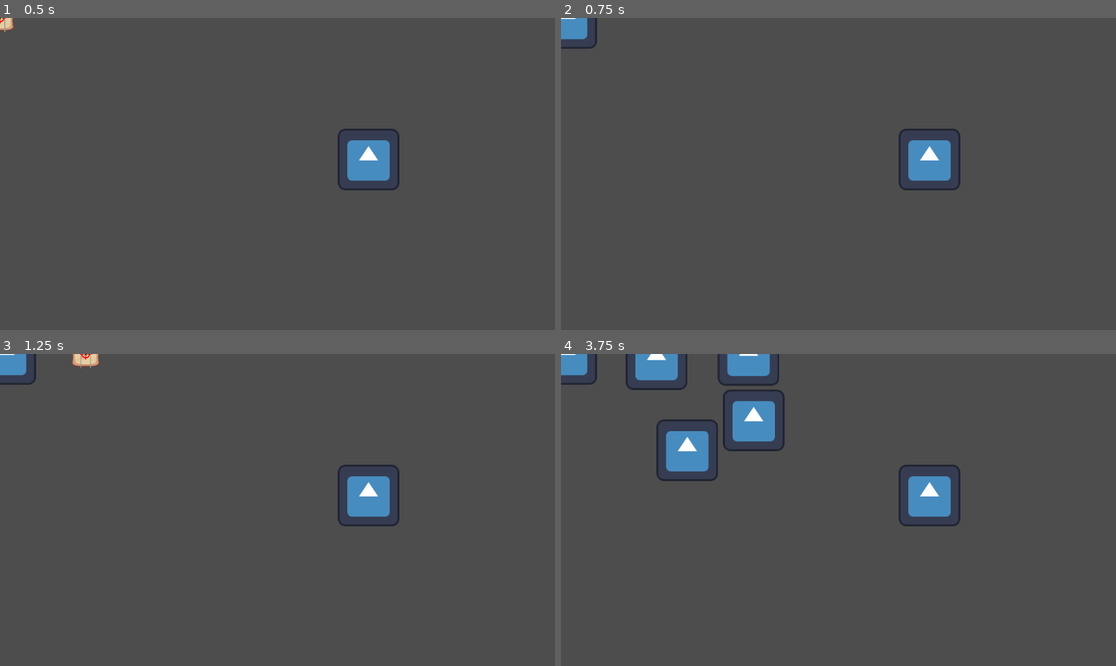
Above: before the commit, frames 1-4 (two rows, left to right).
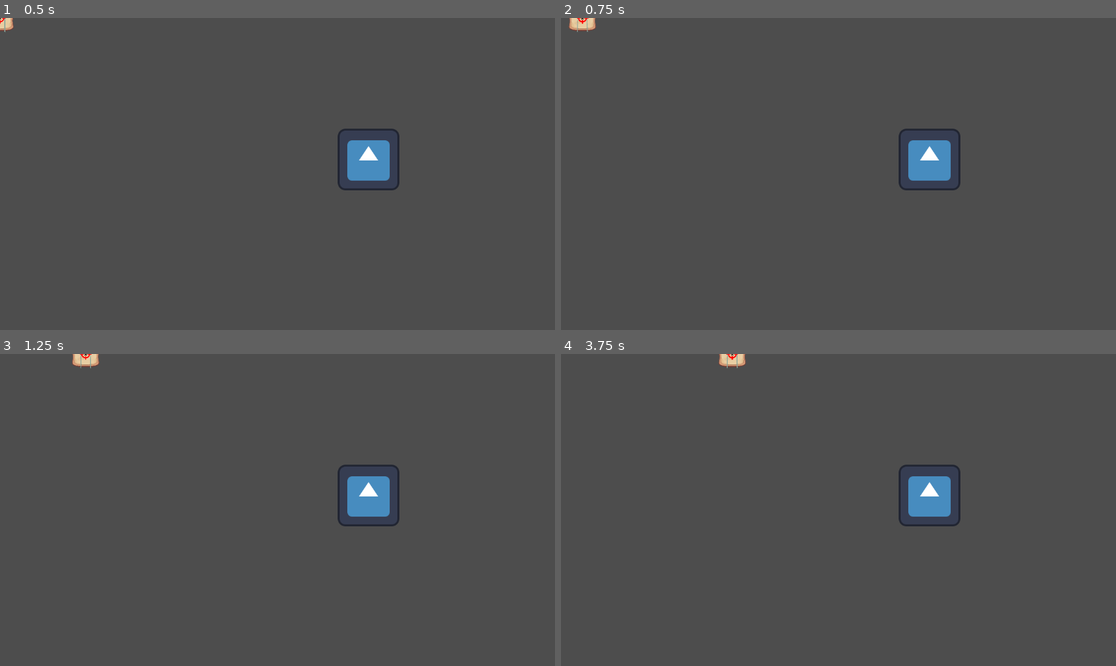
Above: after the commit, the same moments.

Repository: BenjaminSundvall/fall-game-jam-2023
Game: Godot game, scene res://Scene/test.tscn
The game is run twice, just before and just after one commit, with the same random seed, the same clock (stepped at 60 frames per second) and the same inputs. The engine's default icon, where the game draws it, is replaced by a stand-in: a white triangle on a blue panel in a dark square.
Inputs (mouse positions are in pixels of both pictures, inside the frame that each line leads up to):
- Up to frame 1 (0.5 s): no input
- Up to frame 2 (0.75 s): tap Enter at 0.5 s; move the mouse to (960, 158) at 0.52 s; hold D (MoveRight) from 0.53 s (still down); click (960, 158) at 0.6 s
- Up to frame 3 (1.25 s): keep holding D (MoveRight)
- Up to frame 4 (3.75 s): move the mouse to (727, 525) at 1.27 s; release D (MoveRight) at 1.28 s; hold S (MoveDown) 1.28-2.03 s; click (727, 525) at 1.35 s; move the mouse to (894, 441) at 2.02 s; hold D (MoveRight) 2.03-2.78 s; right-click (894, 441) at 2.1 s; click (894, 441) at 2.3 s; move the mouse to (810, 572) at 2.77 s; hold W (MoveUp) 2.78-3.53 s; tap E (Interact) at 2.85 s; click (810, 572) at 3.05 s; move the mouse to (1005, 556) at 3.52 s; hold A (MoveLeft) from 3.53 s (still down); click (1005, 556) at 3.6 s

Frame 1 is identical in both runs. In frame 2, 0.5% of the frame differs, in the area x 0-7%, y 0-10%; in frame 3, 0.4%; in frame 4, 4.6%, in the area x 0-41%, y 0-41%.

Commit message:
Friendly fire disabled

Diff:
--- a/godot/Bullet/bullet.gd
+++ b/godot/Bullet/bullet.gd
@@ -2,6 +2,7 @@
 var damage
 var speed = 20
 var direction
+var friendly
 
 # Called when the node enters the scene tree for the first time.
 func _ready():
@@ -18,11 +19,11 @@
 	pass
 
 func _on_body_entered(body):
-	if(body.is_in_group("players")):
+	if (friendly in ["players, enemies"]):
+		if(!body.is_in_group(friendly)):
+			body.take_damage(damage)
+			queue_free()
+		else:
+			pass
+	else:
 		queue_free()
-		pass
-	elif(body.is_in_group("enemies")):
-		body.take_damage(damage)
-		queue_free()
-	else:
-		pass
--- a/godot/Player/Player.tscn
+++ b/godot/Player/Player.tscn
@@ -5,7 +5,7 @@
 [ext_resource type="Shape2D" uid="uid://b7s20s7oa4w0f" path="res://Player/player_hitbox.tres" id="3_mbyf4"]
 [ext_resource type="Texture2D" uid="uid://dj1xvry3du8wp" path="res://crosshair.png" id="4_pjc6w"]
 
-[node name="Player" type="CharacterBody2D"]
+[node name="Player" type="CharacterBody2D" groups=["players"]]
 script = ExtResource("1_bxt4v")
 
 [node name="Sprite2D" type="Sprite2D" parent="."]
--- a/godot/Weapon/Pistol.gd
+++ b/godot/Weapon/Pistol.gd
@@ -10,8 +10,18 @@
 	pass
 
 func attack(direction):
+	var friendly = get_allegiance()
 	var bullet = Bullet.instantiate()
 	get_node("/root").add_child(bullet)
+	bullet.friendly = friendly
 	bullet.global_position = global_position
 	bullet.direction = direction.normalized()
 	bullet.damage = bullet_damage
+
+func get_allegiance():
+	if get_parent().is_in_group("players"):
+		return "players"
+	elif get_parent().is_in_group("enemies"):
+		return "enemies"
+	else:
+		return ""
